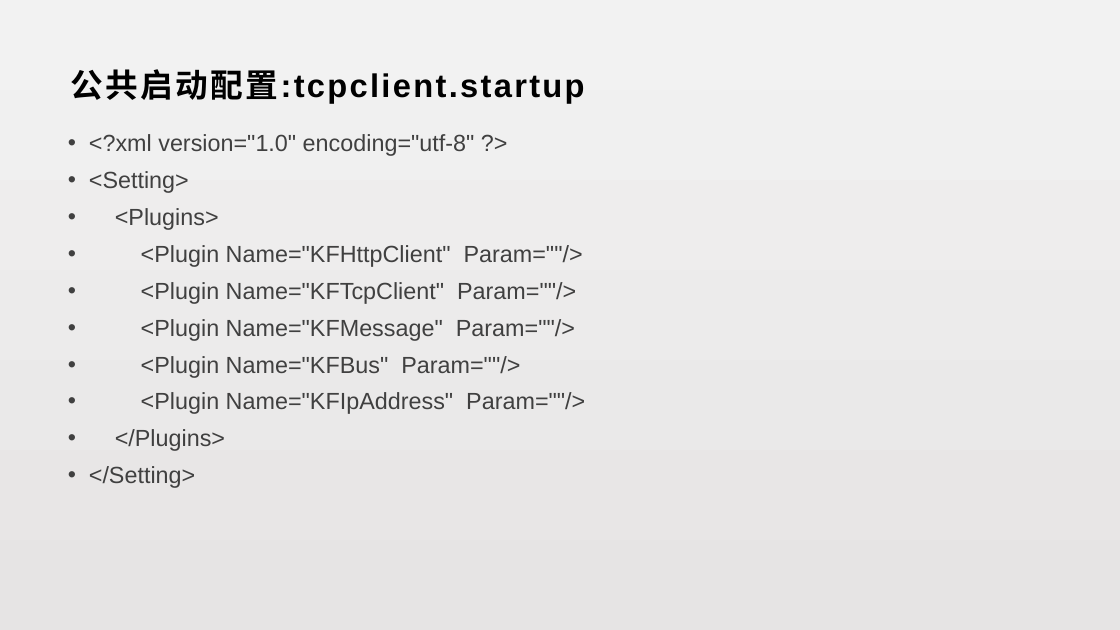
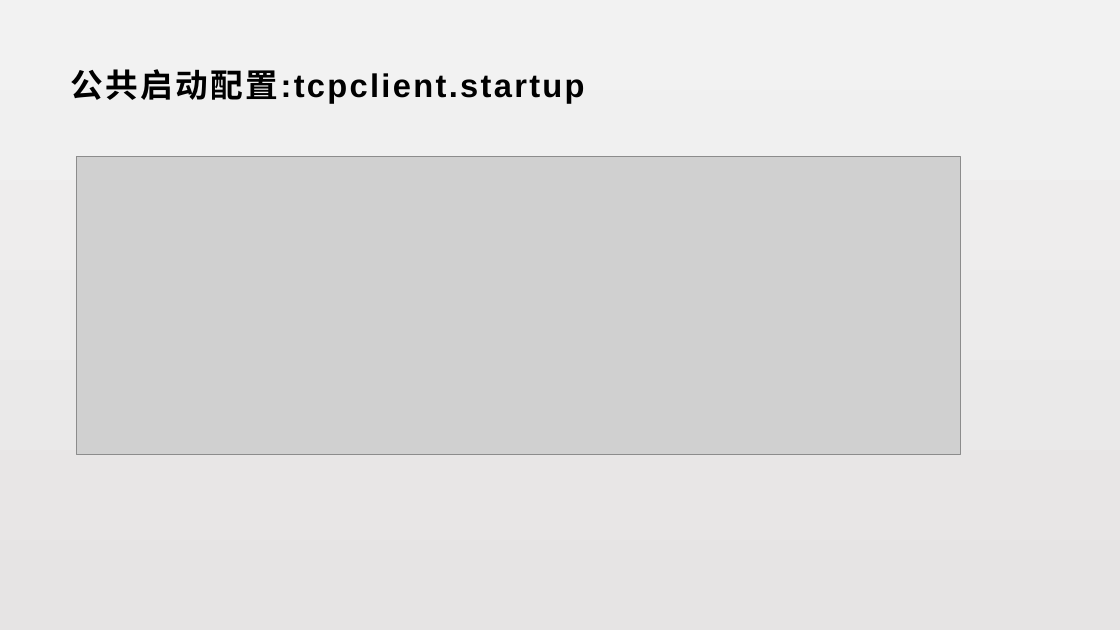
Before and after one commit to lori227/KFrame, a slide deck: slide 11 of _doc/KFrame.pptx. Drawn at 1120x630 pixels with LibreOffice and Linux fonts; fonts in the diff are those of the drawing; grey boxes stand for pictures. Boxes give left, top, right and bottom in pixels: in the first picture for what was removed or moved away, otherwise in the second. Text is boxed around its words. In the diff, an @@ line names an element or a change of style, - is before the commit and + after.

```diff
--- a/_doc/KFrame.pptx
+++ b/_doc/KFrame.pptx
@@ text removed at (89, 134, 585, 488) @@
-• <?xml version="1.0" encoding="utf-8" ?>
-• <Setting>
-• <Plugins>
-• <Plugin Name="KFHttpClient" Param=""/>
-• <Plugin Name="KFTcpClient" Param=""/>
-• <Plugin Name="KFMessage" Param=""/>
-• <Plugin Name="KFBus" Param=""/>
-• <Plugin Name="KFIpAddress" Param=""/>
-• </Plugins>
-• </Setting>
@@ picture added at (76, 156, 960, 454) @@
```
Also in this commit, not shown: 5 other slides changed, 7 slides added, 2 slides removed, 1 other file.
